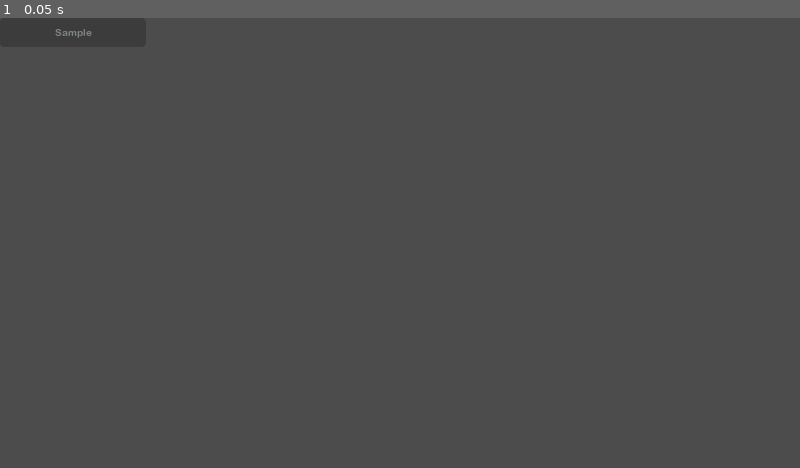
Above: before the commit, frame 1.
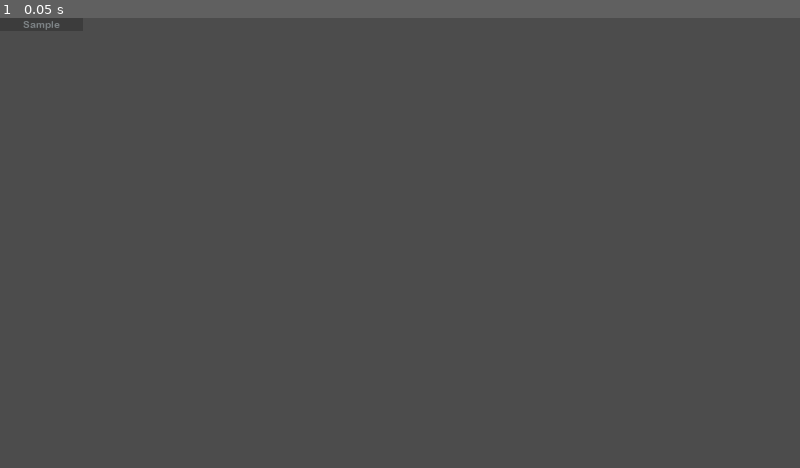
Above: after the commit, the same moment.

Repository: michalbie/Spinningeddon
Game: Godot game, scene res://Scenes/Lobby/PlayerLabel.tscn
Same seed, same stepped clock (60 frames per second), same inputs: the game is played once before the commit and once after it. This scene is started directly instead of the project's main scene.
Inputs:
- Up to frame 1 (0.05 s): no input

The runs differ from the first frame. In frame 1, less than 0.1% of the frame differs, in the area x 2-12%, y 0-5%.

Commit message:
Added indication if player is ready to labels in lobby
Label with players name now turns green when that player is ready.

Diff:
--- a/Scenes/Lobby/Lobby.gd
+++ b/Scenes/Lobby/Lobby.gd
@@ -53,7 +53,8 @@
 	for button in $"MarginContainer/VBoxContainer/ClassesMenu".get_children():
 		button.get_node("Button").disabled = true
 	$MarginContainer/VBoxContainer/HBoxContainer/ReadyContainer/PlayerReadyBtn.disabled = true
-	rpc_id(1, "_on_player_ready")
+	rpc("_on_player_ready")
+	modify_label_ready(LobbyManager.players[scene_tree.get_network_unique_id()]["name"])
 
 func _on_class_selected(class_id):
 	for section in $"MarginContainer/VBoxContainer/ClassesMenu".get_children():
@@ -72,13 +73,16 @@
 	$MarginContainer/VBoxContainer/HBoxContainer/ReadyContainer/PlayerReadyBtn.disabled = false
 
 remote func _on_player_ready():
-	LobbyManager.players[scene_tree.get_rpc_sender_id()]["is_ready"] = true
-	for player in LobbyManager.players:
-		if !LobbyManager.players[player]["is_ready"]:
-			return
-	if LobbyManager.players.size() >= 2:
-		rpc("hide_lobby")
-		emit_signal("start_game")
+	if scene_tree.is_network_server():
+		LobbyManager.players[scene_tree.get_rpc_sender_id()]["is_ready"] = true
+		for player in LobbyManager.players:
+			if !LobbyManager.players[player]["is_ready"]:
+				return
+		if LobbyManager.players.size() >= 2:
+			rpc("hide_lobby")
+			emit_signal("start_game")
+	else:
+		modify_label_ready(LobbyManager.players[scene_tree.get_rpc_sender_id()]["name"])
 
 func reset_to_default():
 	for player in LobbyManager.players:
@@ -86,8 +90,17 @@
 	for button in $"MarginContainer/VBoxContainer/ClassesMenu".get_children():
 		button.get_node("Button").disabled = false
 	$"MarginContainer/VBoxContainer/HBoxContainer/ReadyContainer/PlayerReadyBtn".disabled = false
+	reset_labels_color()
 
+func reset_labels_color():
+	for label in labels_container.get_children():
+		label.color = Color(0.24, 0.24, 0.24, 1)
 
 func _on_ReturnButton_pressed():
 	scene_tree.change_scene("res://Scenes/MainMenu/MainMenu.tscn")
 	LobbyManager.disconnect_me()
+
+func modify_label_ready(name):
+	for label in labels_container.get_children():
+			if label.get_node("Label").get_text() == name:
+				label.color = Color(0.22, 0.64, 0.18, 1)
--- a/Scenes/Lobby/PlayerLabel.gd
+++ b/Scenes/Lobby/PlayerLabel.gd
@@ -1,4 +1,4 @@
-extends TextureRect
+extends ColorRect
 
 func set_text(new_text):
 	$Label.text = new_text
--- a/Scenes/Lobby/PlayerLabel.tscn
+++ b/Scenes/Lobby/PlayerLabel.tscn
@@ -1,8 +1,7 @@
-[gd_scene load_steps=6 format=2]
+[gd_scene load_steps=5 format=2]
 
 [ext_resource path="res://Scenes/Lobby/PlayerLabel.gd" type="Script" id=1]
 [ext_resource path="res://Fonts/Arial-Rounded-MT-Bold_4291.ttf" type="DynamicFontData" id=2]
-[ext_resource path="res://Scenes/Lobby/assets/player_label.png" type="Texture" id=3]
 
 [sub_resource type="DynamicFont" id=1]
 size = 24
@@ -11,12 +10,15 @@
 [sub_resource type="Theme" id=2]
 default_font = SubResource( 1 )
 
-[node name="PlayerLabel" type="TextureRect"]
+[node name="PlayerLabel" type="ColorRect"]
 rect_min_size = Vector2( 200, 30 )
 size_flags_horizontal = 4
 theme = SubResource( 2 )
-texture = ExtResource( 3 )
+color = Color( 0.239216, 0.239216, 0.239216, 1 )
 script = ExtResource( 1 )
+__meta__ = {
+"_edit_use_anchors_": false
+}
 
 [node name="Label" type="Label" parent="."]
 anchor_right = 1.0
